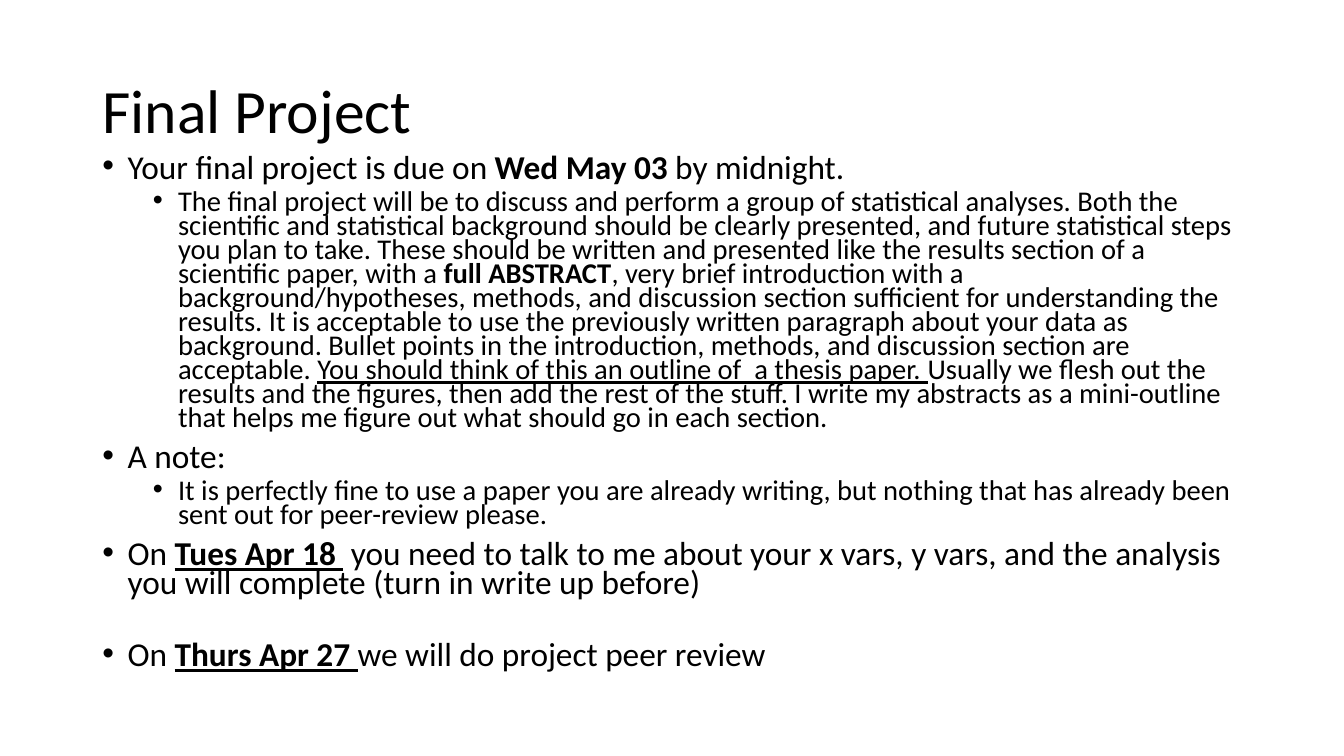
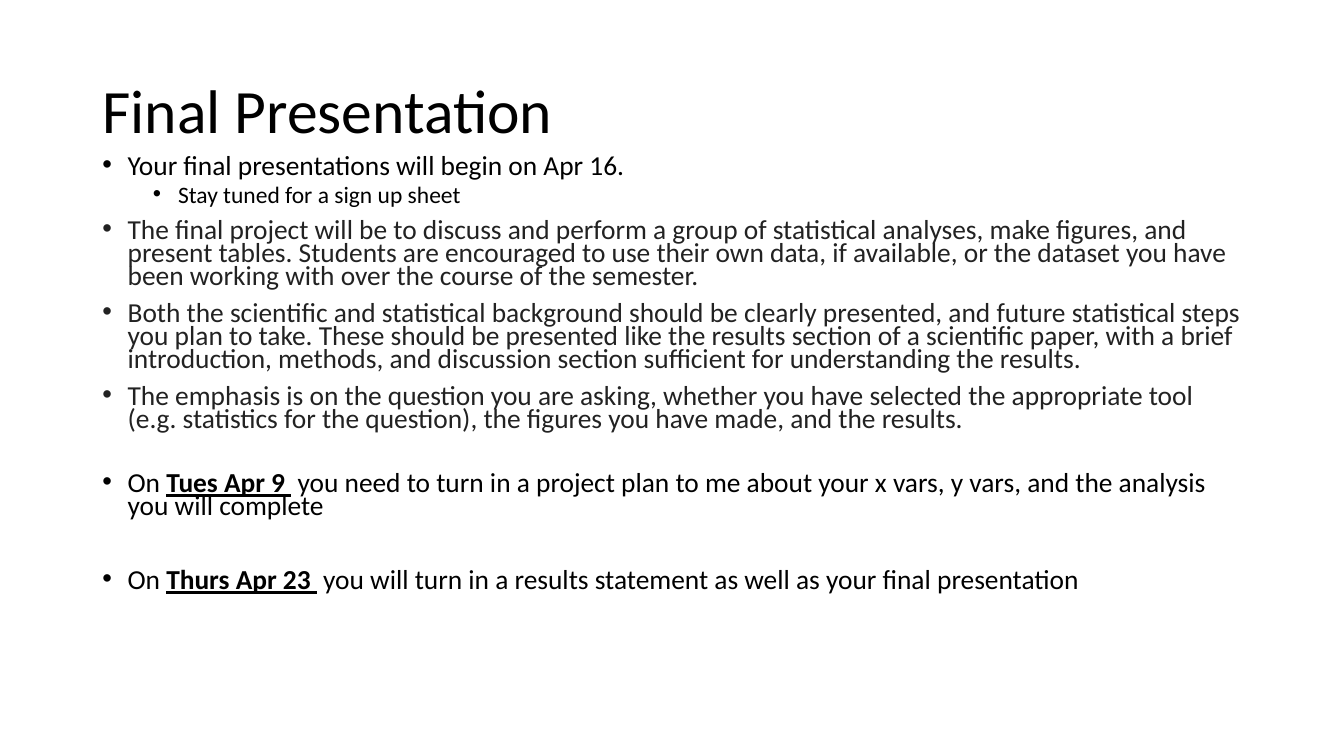
Before and after one commit to VTQuantMethodsEEB/klangwig, a slide deck: slide 3 of lectures/week_10_glms/le10_glms.pptx. Drawn at 1344x756 pixels with LibreOffice and Linux fonts; fonts in the diff are those of the drawing. Boxes give left, top, right and bottom in pixels: in the first picture for what was removed or moved away, otherwise in the second. Text is boxed around its words. In the diff, an @@ line names an element or a change of style, - is before the commit and + after.

```diff
--- a/lectures/week_10_glms/le10_glms.pptx
+++ b/lectures/week_10_glms/le10_glms.pptx
@@ title at [102,90,553,134]: text changed @@
-Final Project
+Final Presentation
@@ text at [128,156,1240,594]: text changed; size 20.4 to 19.6 pt; text colour #000000 to #222222 @@
-• Your final project is due on Wed May 03 by midnight.
-  • The final project will be to discuss and perform a group of statistical analyses. Both the scientific and statistical background should be clearly presented, and future statistical steps you plan to take. These should be written and presented like the results section of a scientific paper, with a full ABSTRACT, very brief introduction with a background/hypotheses, methods, and discussion section sufficient for understanding the results. It is acceptable to use the previously written paragraph about your data as background. Bullet points in the introduction, methods, and discussion section are acceptable. You should think of this an outline of a thesis paper. Usually we flesh out the results and the figures, then add the rest of the stuff. I write my abstracts as a mini-outline that helps me figure out what should go in each section.
-• A note:
-  • It is perfectly fine to use a paper you are already writing, but nothing that has already been sent out for peer-review please.
-• On Tues Apr 18 you need to talk to me about your x vars, y vars, and the analysis you will complete (turn in write up before)
-• On Thurs Apr 27 we will do project peer review
+• Your final presentations will begin on Apr 16.
+  • Stay tuned for a sign up sheet
+• The final project will be to discuss and perform a group of statistical analyses, make figures, and present tables. Students are encouraged to use their own data, if available, or the dataset you have been working with over the course of the semester.
+• Both the scientific and statistical background should be clearly presented, and future statistical steps you plan to take. These should be presented like the results section of a scientific paper, with a brief introduction, methods, and discussion section sufficient for understanding the results.
+• The emphasis is on the question you are asking, whether you have selected the appropriate tool (e.g. statistics for the question), the figures you have made, and the results.
+• On Tues Apr 9 you need to turn in a project plan to me about your x vars, y vars, and the analysis you will complete
+• On Thurs Apr 23 you will turn in a results statement as well as your final presentation
```
Also in this commit, not shown: 5 other slides changed, 3 slides added, 2 other files.
